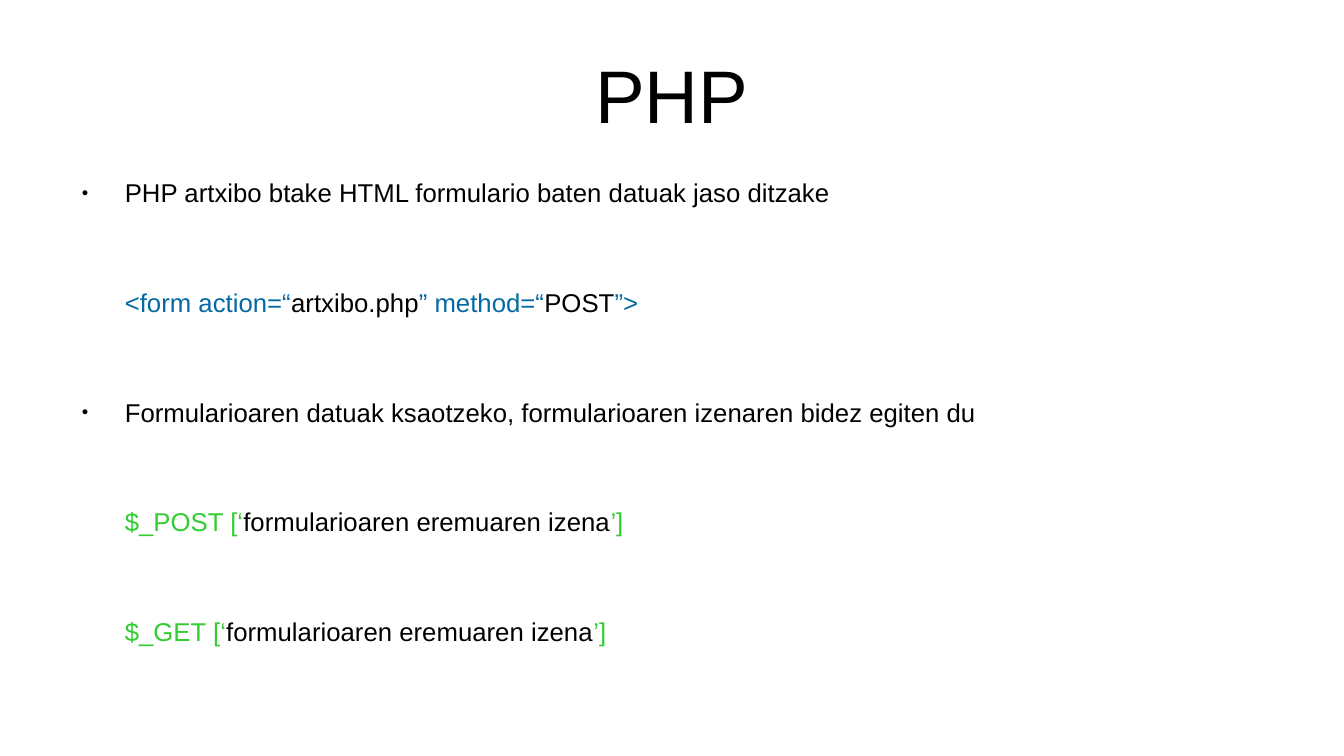
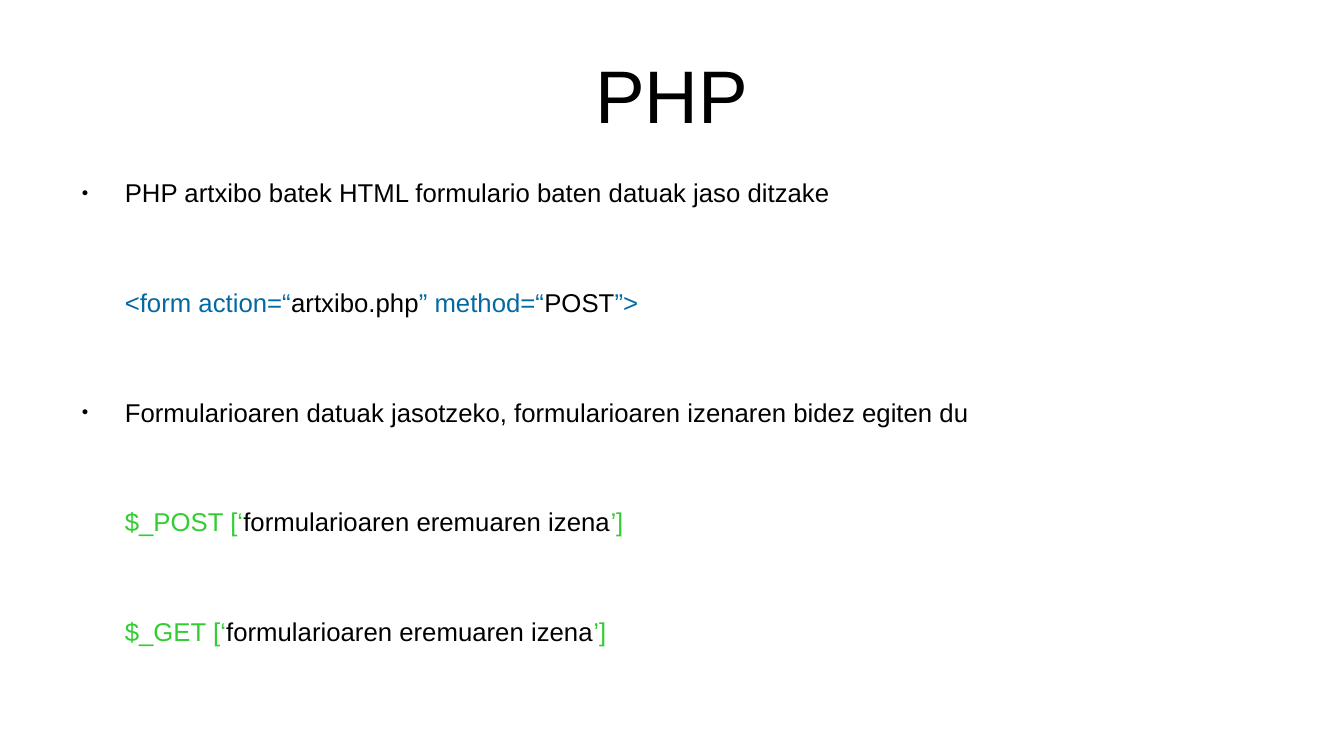
Before and after one commit to mikel-egana-aranguren/EHU-ISSKS-31, a slide deck: slide 55 of WebSistemak/WebSistemak.odp. Drawn at 1344x756 pixels with LibreOffice and Linux fonts; fonts in the diff are those of the drawing; background and template pictures are left out. Boxes give left, top, right and bottom in pixels: in the first picture for what was removed or moved away, otherwise in the second. Text is boxed around its words. In the diff, an @@ line names an element or a change of style, - is before the commit and + after.

```diff
--- a/WebSistemak/WebSistemak.odp
+++ b/WebSistemak/WebSistemak.odp
@@ text at [125,183,830,208]: text changed @@
-● PHP artxibo btake HTML formulario baten datuak jaso ditzake
+● PHP artxibo batek HTML formulario baten datuak jaso ditzake
@@ text at [125,403,968,428]: text changed @@
-● Formularioaren datuak ksaotzeko, formularioaren izenaren bidez egiten du
+● Formularioaren datuak jasotzeko, formularioaren izenaren bidez egiten du
```
Also in this commit, not shown: 3 other slides changed, 2 other files.
